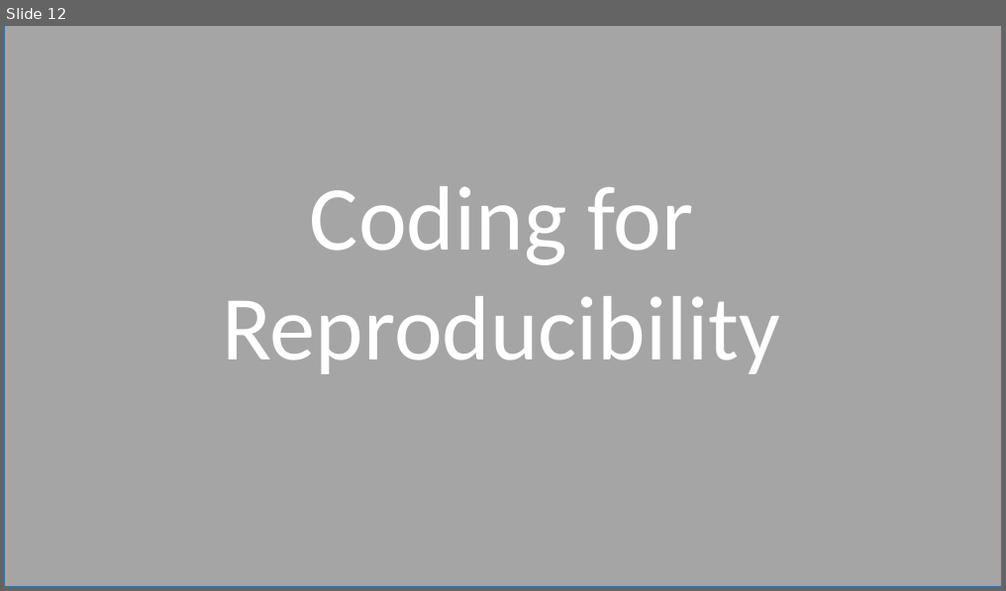
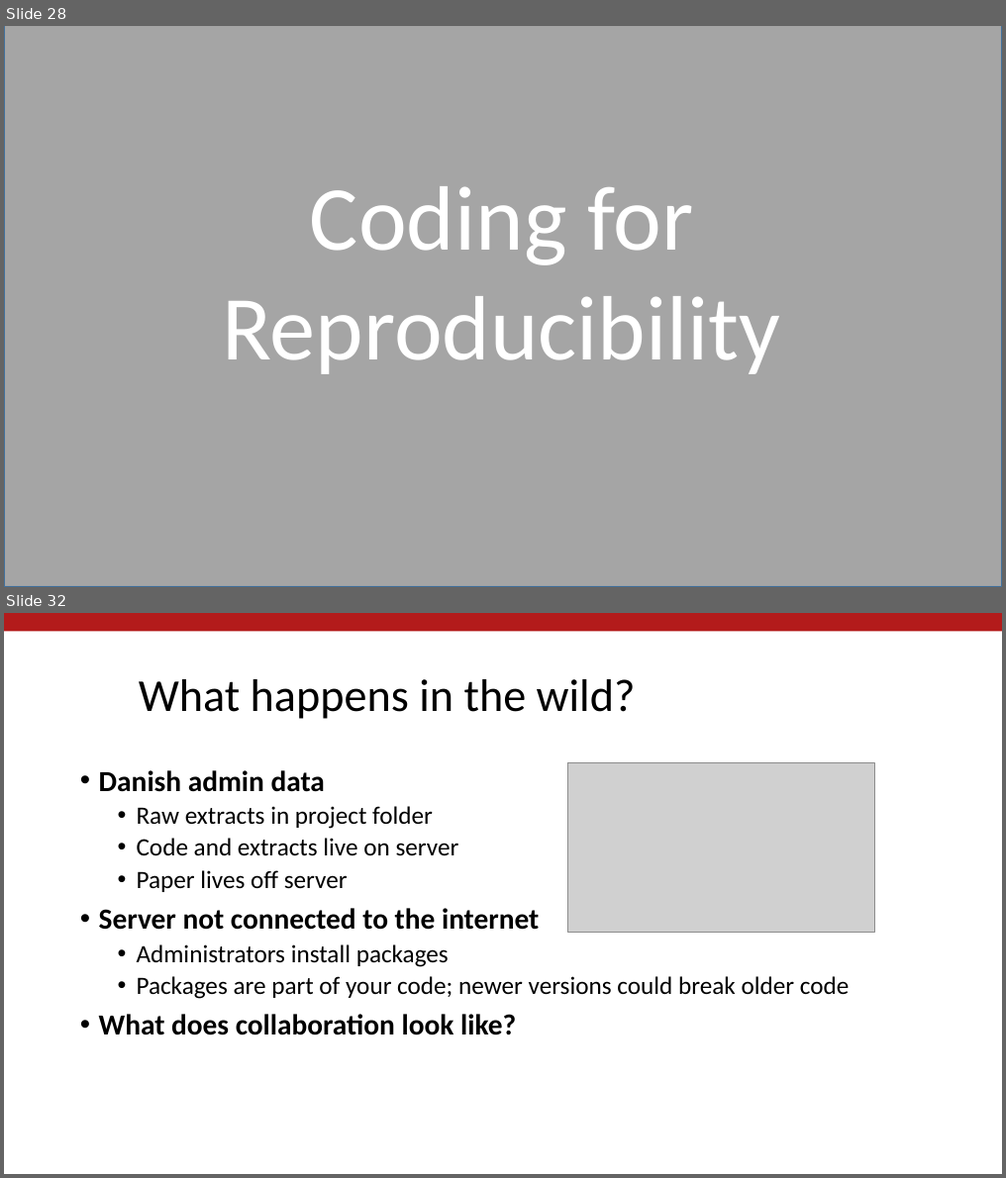
Before and after one commit to labordynamicsinstitute/day-of-data-2021, a slide deck: Vilhuber-Wasser-Day-of-Data-2021.pptx. Shown one above the other, each under a label of ours: slide 12 before the commit, slides 28 and 32 after it; the slides between them are not shown. The pictures are 1006x591 and 1006x1178 pixels, drawn with LibreOffice and Linux fonts; fonts in the diff are those of the drawing; grey boxes stand for pictures; background and template pictures are left out. Boxes give left, top, right and bottom in pixels: in the first picture for what was removed or moved away, otherwise in the second. Text is boxed around its words. In the diff, an @@ line names an element or a change of style, - is before the commit and + after.

```diff
--- a/Vilhuber-Wasser-Day-of-Data-2021.pptx
+++ b/Vilhuber-Wasser-Day-of-Data-2021.pptx
@@ slide 32 added at (x1=4, y1=613, x2=1002, y2=1174), background #FFFFFF @@
@@ rectangle added at (x1=4, y1=613, x2=1002, y2=631), fill #B31B1B @@
@@ title added at (x1=139, y1=679, x2=636, y2=719), 44 pt, text #000000 @@
+What happens in the wild?
@@ text added at (x1=99, y1=770, x2=849, y2=1036), 24 pt, text #000000 @@
+• Danish admin data
+  • Raw extracts in project folder
+  • Code and extracts live on server
+  • Paper lives off server
+• Server not connected to the internet
+  • Administrators install packages
+  • Packages are part of your code; newer versions could break older code
+• What does collaboration look like?
@@ picture added at (x1=568, y1=762, x2=874, y2=933) @@
@@ what was slide 12 is now slide 28 @@
```
Also in this commit, not shown: 3 slides changed, 27 other slides added, 2 other files.
